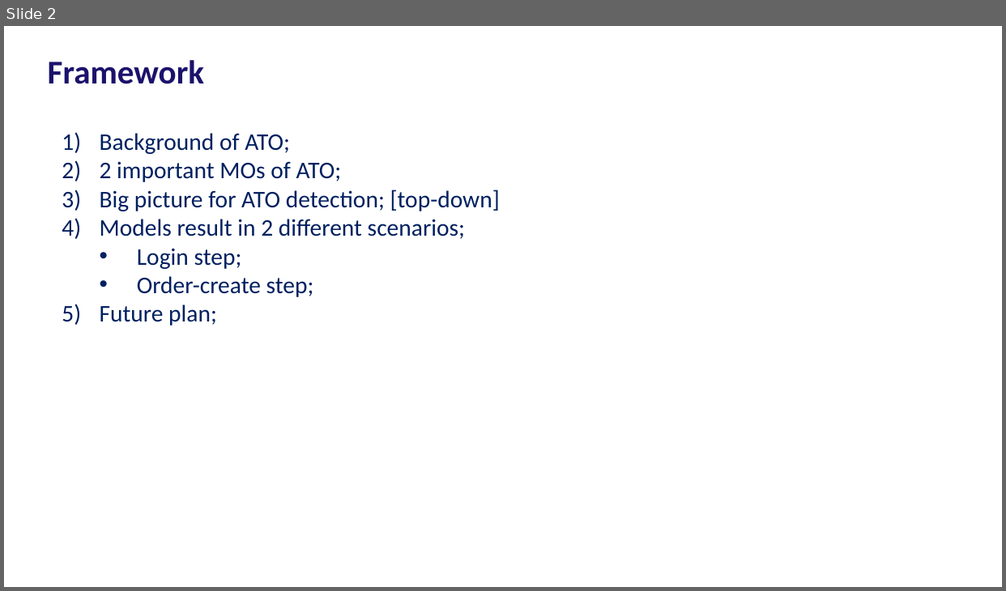
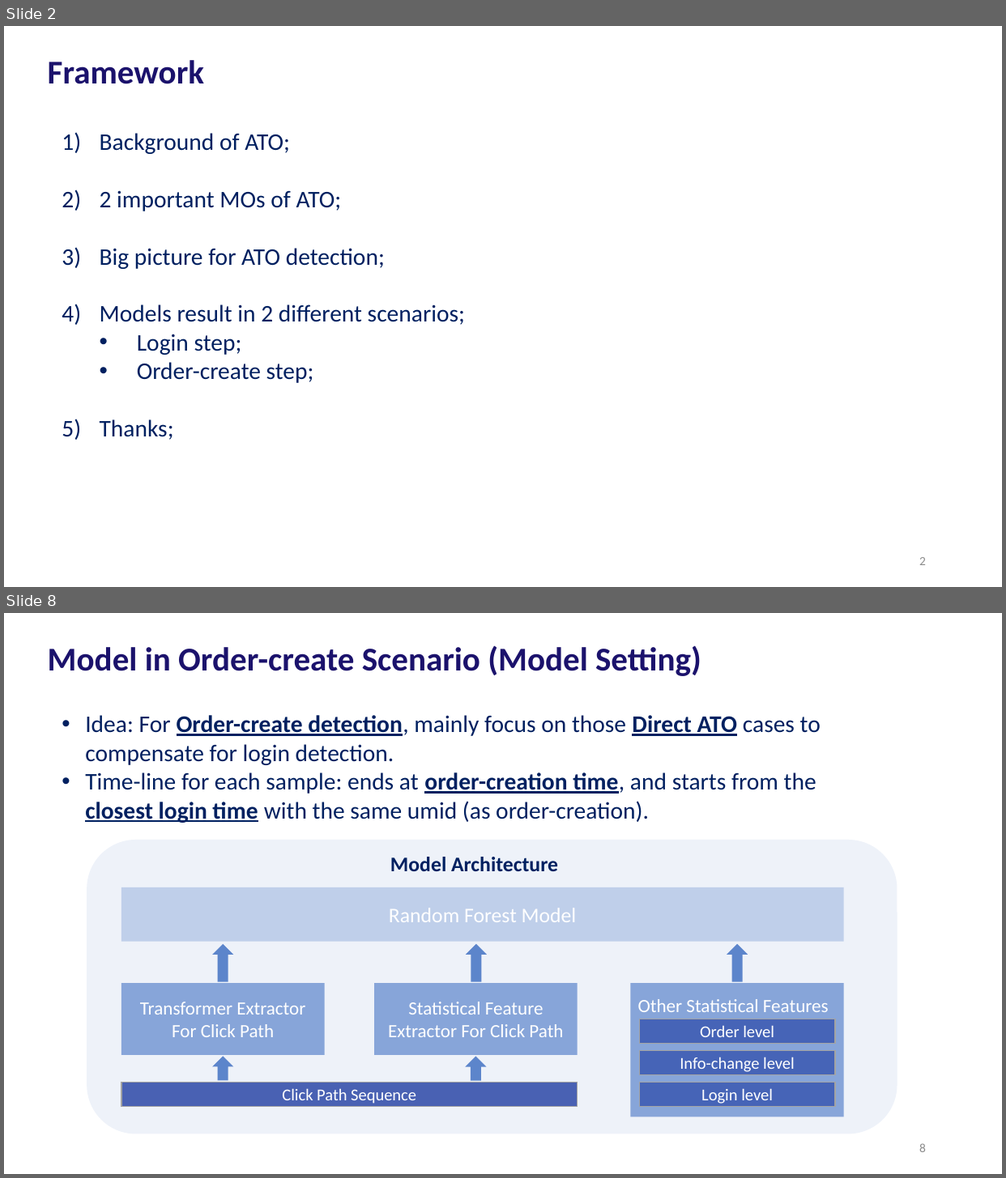
Before and after one commit to JoeWang-0519/JoeWang-0519, a slide deck: Account Takeover/slide/presentation.pptx. Shown one above the other, each under a label of ours: slide 2 before the commit, slides 2 and 8 after it; the slides between them are not shown. The pictures are 1006x591 and 1006x1178 pixels, drawn with LibreOffice and Linux fonts; fonts in the diff are those of the drawing. Boxes give left, top, right and bottom in pixels: in the first picture for what was removed or moved away, otherwise in the second. Text is boxed around its words. In the diff, an @@ line names an element or a change of style, - is before the commit and + after.

```diff
--- a/Account Takeover/slide/presentation.pptx
+++ b/Account Takeover/slide/presentation.pptx
@@ slide 8 added at (4,613,1002,1174), background #FFFFFF @@
@@ title added at (48,645,701,676), 32 pt, text #1B126C, bold @@
+Model in Order-create Scenario (Model Setting)
@@ text added at (85,715,820,823), 23 pt, text #002060 @@
+• Idea: For Order-create detection, mainly focus on those Direct ATO cases to compensate for login detection.
+• Time-line for each sample: ends at order-creation time, and starts from the closest login time with the same umid (as order-creation).
@@ rounded rectangle added at (87,840,898,1134), fill #4372C4 at 9% opacity @@
@@ text added at (390,857,558,871), 20 pt, text #002060, bold @@
+Model Architecture
@@ rectangle added at (121,888,844,942), fill #4372C4 at 27% opacity, 20 pt, text #FFFFFF @@
+Random Forest Model
@@ up arrow added at (212,944,233,982), fill #4372C4 at 85% opacity @@
@@ up arrow added at (466,944,487,982), fill #4372C4 at 85% opacity @@
@@ up arrow added at (727,944,748,982), fill #4372C4 at 85% opacity @@
@@ rectangle added at (121,983,325,1055), fill #4372C4 at 60% opacity, 18 pt, text #FFFFFF @@
+Transformer Extractor
+For Click Path
@@ rectangle added at (374,983,577,1055), fill #4372C4 at 60% opacity, 18 pt, text #FFFFFF @@
+Statistical Feature Extractor For Click Path
@@ rectangle added at (631,983,844,1118), fill #4372C4 at 60% opacity, 18 pt, text #FFFFFF @@
+Other Statistical Features
@@ rectangle added at (640,1020,836,1044), fill #16349E at 57% opacity, outline #A3A3A3 1 pt, 16 pt, text #FFFFFF @@
+Order level
@@ up arrow added at (212,1056,233,1081), fill #4372C4 at 85% opacity @@
@@ up arrow added at (465,1057,486,1082), fill #4372C4 at 85% opacity @@
@@ rectangle added at (640,1051,836,1076), fill #16349E at 57% opacity, outline #A3A3A3 1 pt, 16 pt, text #FFFFFF @@
+Info-change level
@@ rectangle added at (121,1082,577,1107), fill #16349E at 76% opacity, outline #A3A3A3 1 pt, 16 pt, text #FFFFFF @@
+Click Path Sequence
@@ rectangle added at (640,1082,836,1107), fill #16349E at 57% opacity, outline #A3A3A3 1 pt, 16 pt, text #FFFFFF @@
+Login level
@@ page number added at (919,1144,926,1152), 12 pt, text #8C8C8C @@
+8
@@ slide 2 changed as well @@
@@ text at (100,248,385,269): text changed @@
-3) Big picture for ATO detection; [top-down]
+3) Big picture for ATO detection;
@@ text at (100,420,174,440): text changed @@
-5) Future plan;
+5) Thanks;
@@ page number added at (919,557,926,565), 12 pt, text #8C8C8C @@
+2
```
Also in this commit, not shown: 2 other slides changed, 6 other slides added, 1 slide removed, 13 other files.
